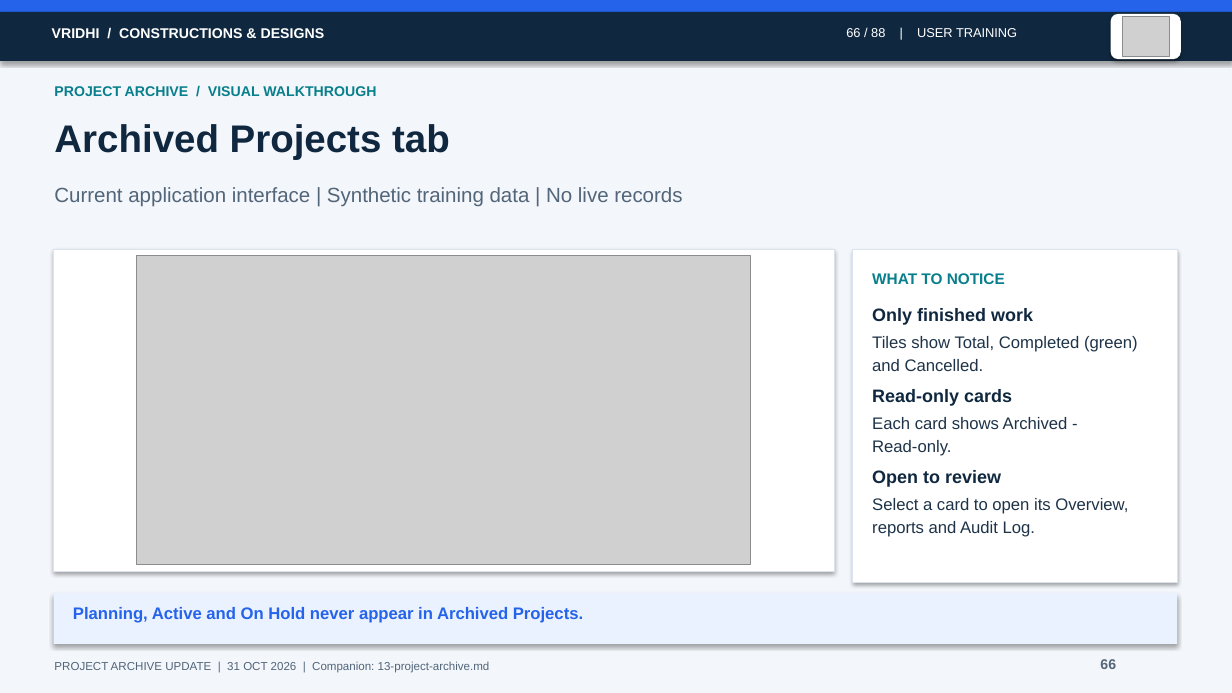
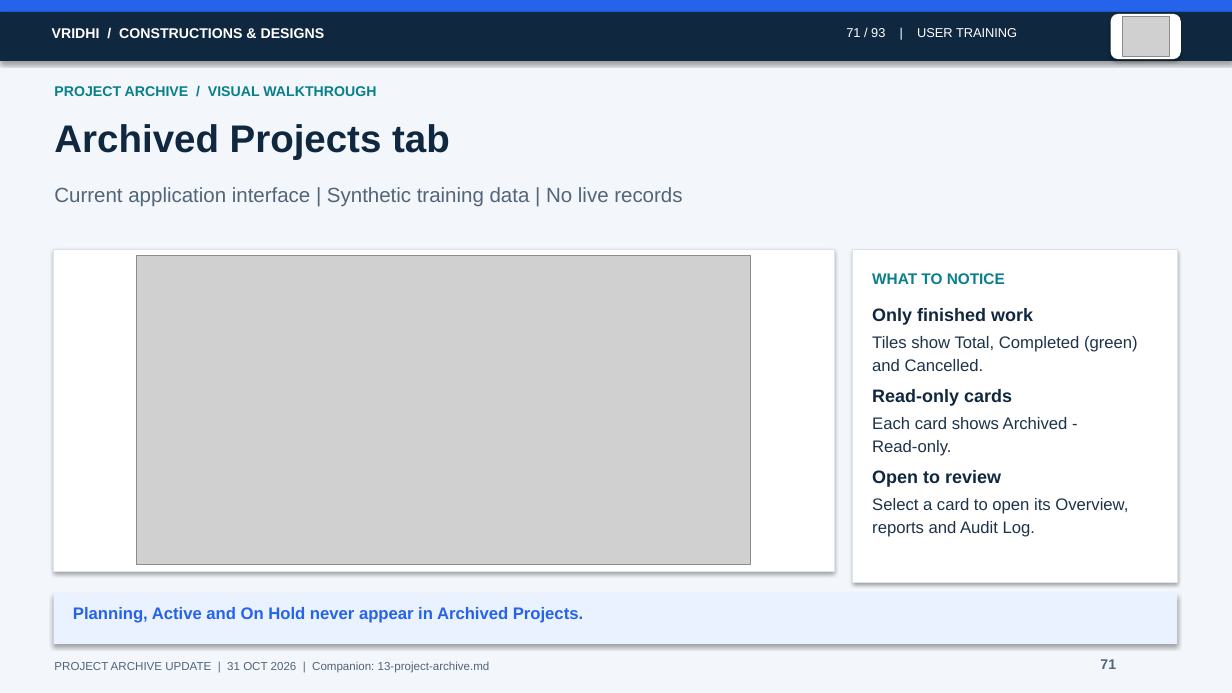
Before and after one commit to sankars24ultra/vridhi_construction, a slide deck: slide 71 of docs/current_system_docs/training-illustrated.pptx (slide 66 before the commit). Drawn at 1232x693 pixels with LibreOffice and Linux fonts; fonts in the diff are those of the drawing; grey boxes stand for pictures. Boxes give left, top, right and bottom in pixels: in the first picture for what was removed or moved away, otherwise in the second. Text is boxed around its words. In the diff, an @@ line names an element or a change of style, - is before the commit and + after.

```diff
--- a/docs/current_system_docs/training-illustrated.pptx
+++ b/docs/current_system_docs/training-illustrated.pptx
@@ text at (846, 28, 1017, 37): text changed @@
-66 / 88 | USER TRAINING
+71 / 93 | USER TRAINING
@@ text at (1100, 659, 1116, 669): text changed @@
-66
+71
```
Also in this commit, not shown: 87 other slides changed, 5 slides added, 24 other files.
